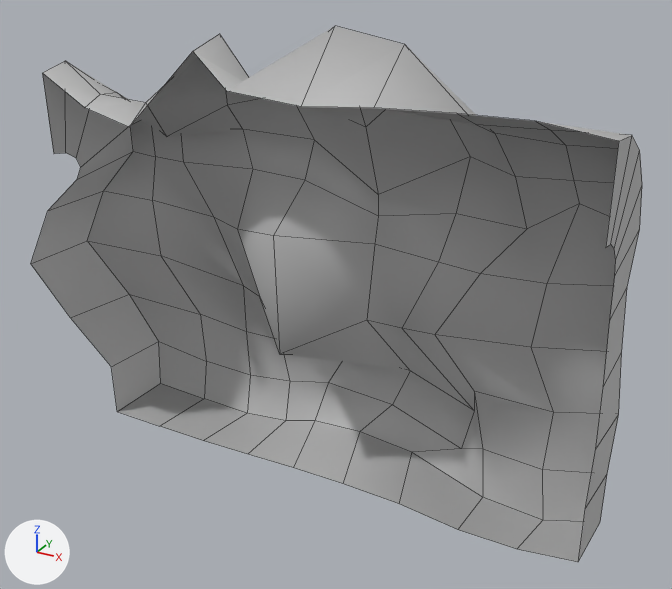
What one commit did to the FBX model Assets/Objects/Models/Wall_2.fbx.
One viewpoint serves both versions: a 50 mm lens placed at (6.24, -11.37, 5.12), pointed at (-0.02, 0.03, -0.58). Every picture has the same lights, and +X, +Y and +Z are marked at lower left. Mesh edges are drawn as thin lines. Where no turn or scale is listed for an object, it has been applied to the vertices.

In view in the first picture: 'Wall_2'.
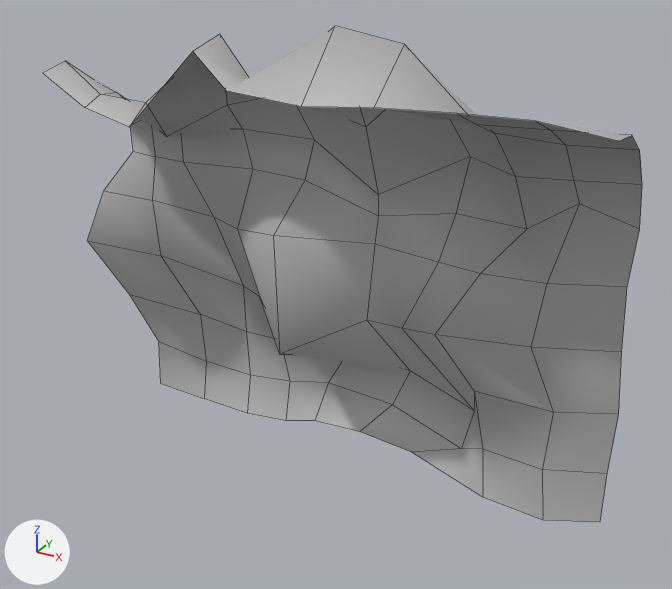
The newer file is also turned or shifted as a whole; pictures and numbers use the older file's frame.

The change, as a diff of the scene's bpy script:
```diff
--- a/Assets/Objects/Models/Wall_2.fbx.py
+++ b/Assets/Objects/Models/Wall_2.fbx.py
@@ me_mesh @@
 # used by ob_wall_2; location = (0.0, 0.0, 0.65)
-me_mesh.from_pydata(...)  # 128 vertices, 108 faces; spans x -4.6..4.21, y -1.94..1.9, z -5.14..2.88
+me_mesh.from_pydata(...)  # 100 vertices, 81 faces; spans x -4.58..4.21, y -1.94..1.9, z -5.14..2.88
+# me_mesh part 1
+# 28 vertices are removed from x -4.6..4.2, y -1.68..-0.31, z -4.53..0.75
+# 27 faces are deleted
 me_mesh.materials.append(mat_lambert1)
```

Changed parts and their boxes [x1, y1, x2, y2] in the pictures (672 x 589 px):
'Wall_2', reshaped (7% shorter): before [31, 26, 642, 562]; after [42, 26, 642, 522]
part 1 of me_mesh, deleted: before [31, 73, 642, 562]
